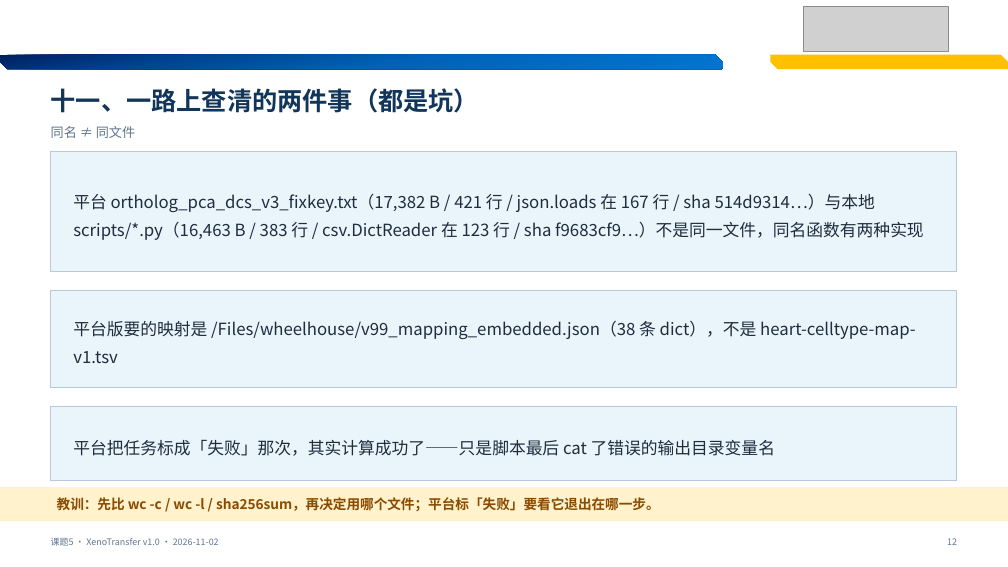
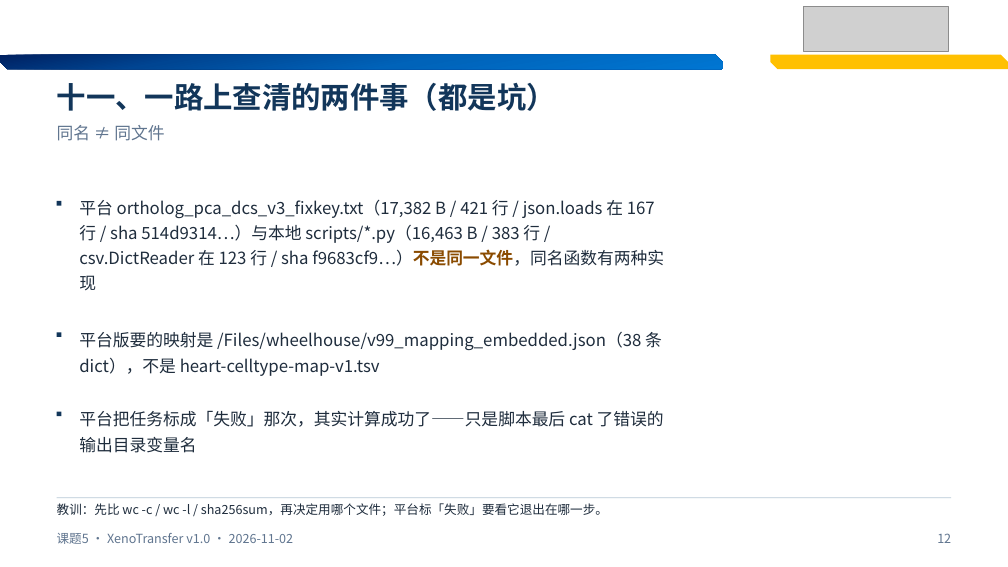
Before and after one commit to bernis-web/course5-prep, a slide deck: slide 12 of results/stage-reports-20261102/课题5-三场景结论与可复现闭环.pptx. Drawn at 1008x567 pixels with LibreOffice and Linux fonts; fonts in the diff are those of the drawing; grey boxes stand for pictures. Boxes give left, top, right and bottom in pixels: in the first picture for what was removed or moved away, otherwise in the second. Text is boxed around its words. In the diff, an @@ line names an element or a change of style, - is before the commit and + after.

Commit message:
PPT v2：去 AI 味重排（8 种版式 / 5 档字号 / 三线表）
治的是「同一个模板套 15 页」这个病根：
- 字号 8 种手调值(8.5/11.5/12.5/13/16/17/24/32) → 5 档几何级数(12/16/28/40/52)
- 版式 1 种 → 8 种（封面/全宽三线表/窄栏表/数字页/表+表下注/论述页/清单页/结论页）
- 8.5pt 28 处全部提到 12pt，未删列未拆页
- 表格改三线表，数字 Consolas 等宽右对齐
- 强调色 #8A4B00 只标结论词，撤掉每页米黄通栏
- 结论页整幅 #12365A 深蓝块

校模板 master/DEFAULT版式/15张背景图/校徽 全部保留；
341 个字符串逐字核对，0 缺失 0 新增；对比度全部 >=4.5:1。
已去掉对外期次标识（内部代号不进 PPT）。

含 render/v2 全页渲染 + gray 灰度 + thumb 缩略 + 3 页 before/after + 视觉改造说明。

```diff
--- a/results/stage-reports-20261102/课题5-三场景结论与可复现闭环.pptx
+++ b/results/stage-reports-20261102/课题5-三场景结论与可复现闭环.pptx
@@ text "十一、一路上查清的两件事（都是坑）" at <box>57,83,556,111</box>: size 24 to 28 pt; line spacing 1 to 30.8pt @@
@@ text "同名 ≠ 同文件" at <box>57,125,164,141</box>: size 12.5 to 16 pt; line spacing 1 to 19.2pt; vertical alignment middle to top @@
@@ rectangle removed at <box>51,151,957,271</box> @@
@@ rectangle added at <box>57,201,61,206</box>, fill #12365A @@
@@ text "平台 ortholog_pca_dcs_v3_fixkey.txt（17,382 B / 421 ..." at <box>79,200,664,290</box>: text colour #1F2D3D to #8A4B00, bold on in "f9683cf9…）不是同一文件，同名函数有两种实现"; line spacing 1.4 to 24pt; vertical alignment middle to top @@
@@ rectangle removed at <box>51,291,957,388</box> @@
@@ text "平台版要的映射是 /Files/wheelhouse/v99_mapping_embedded.json（38 条 di ...": place and size @@
-text "平台版要的映射是 /Files/wheelhouse/v99_mapping_embedded.json（38 条 di ..." at <box>73,321,916,363</box>
+text "平台版要的映射是 /Files/wheelhouse/v99_mapping_embedded.json（38 条 di ..." at <box>79,332,662,376</box>
@@ text "平台版要的映射是 /Files/wheelhouse/v99_mapping_embedded.json（38 条 di ..." at <box>79,332,662,376</box>: line spacing 1.4 to 24.8pt; vertical alignment middle to top @@
@@ rectangle added at <box>57,332,61,337</box>, fill #12365A @@
@@ rectangle added at <box>57,411,61,416</box>, fill #12365A @@
@@ text "平台把任务标成「失败」那次，其实计算成功了——只是脚本最后 cat 了错误的输出目录变量名" at <box>79,410,664,453</box>: line spacing 1.4 to 24.8pt; vertical alignment middle to top @@
@@ text "平台把任务标成「失败」那次，其实计算成功了——只是脚本最后 cat 了错误的输出目录变量名": place and size @@
-text "平台把任务标成「失败」那次，其实计算成功了——只是脚本最后 cat 了错误的输出目录变量名" at <box>73,440,775,456</box>
+text "平台把任务标成「失败」那次，其实计算成功了——只是脚本最后 cat 了错误的输出目录变量名" at <box>79,410,664,453</box>
@@ rectangle removed at <box>0,488,1008,521</box> @@
@@ text "教训：先比 wc -c / wc ..." at <box>57,503,608,516</box>: size 13 to 12 pt, text colour #8A4B00 to #1F2D3D, bold off; line spacing 1 to 14.4pt; vertical alignment middle to top @@
@@ rectangle: place and size @@
-rectangle at <box>51,407,957,480</box>
+rectangle at <box>57,498,951,498</box>
@@ rectangle at <box>57,498,951,498</box>: fill #EAF4FB to #B7C9D6; outline #B7C9D6 0.75 pt to none @@
@@ text "课题5 · XenoTransfer v1.0 · ..." at <box>57,533,294,544</box>: size 8.5 to 12 pt; line spacing 1 to 14.4pt; vertical alignment middle to top @@
@@ text "12" at <box>937,533,951,543</box>: size 8.5 to 12 pt; line spacing 1 to 14.4pt; vertical alignment middle to top @@
```
Also in this commit, not shown: 14 other slides changed, 23 other files.
